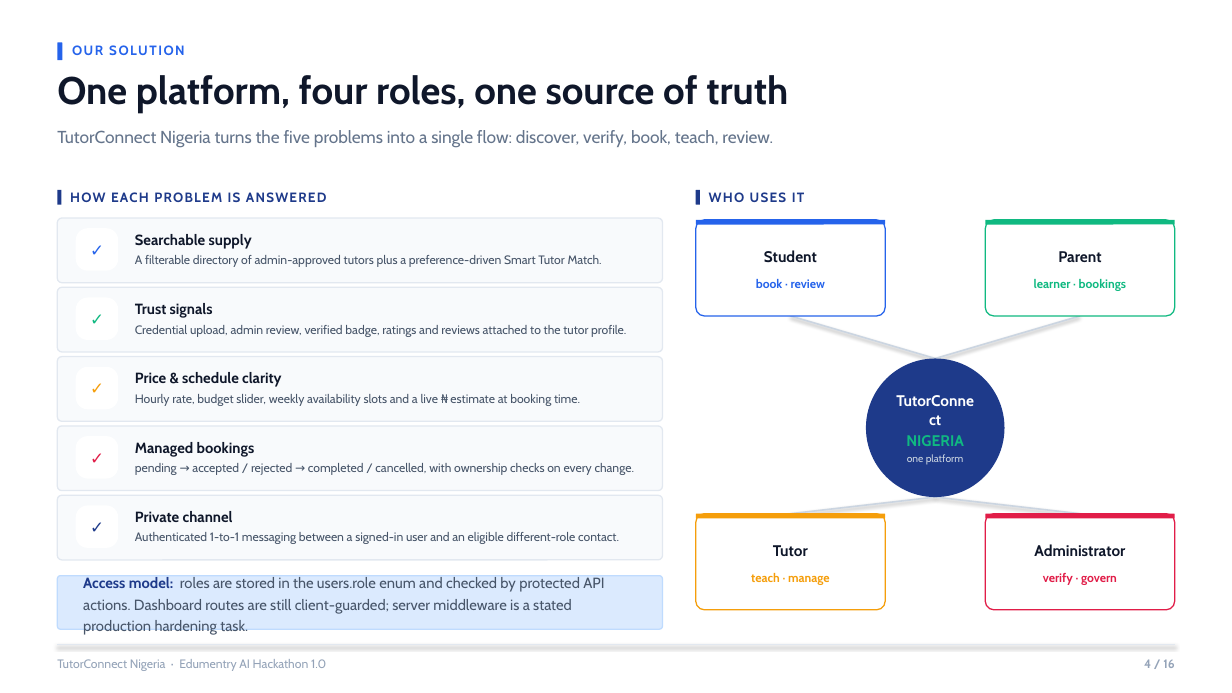
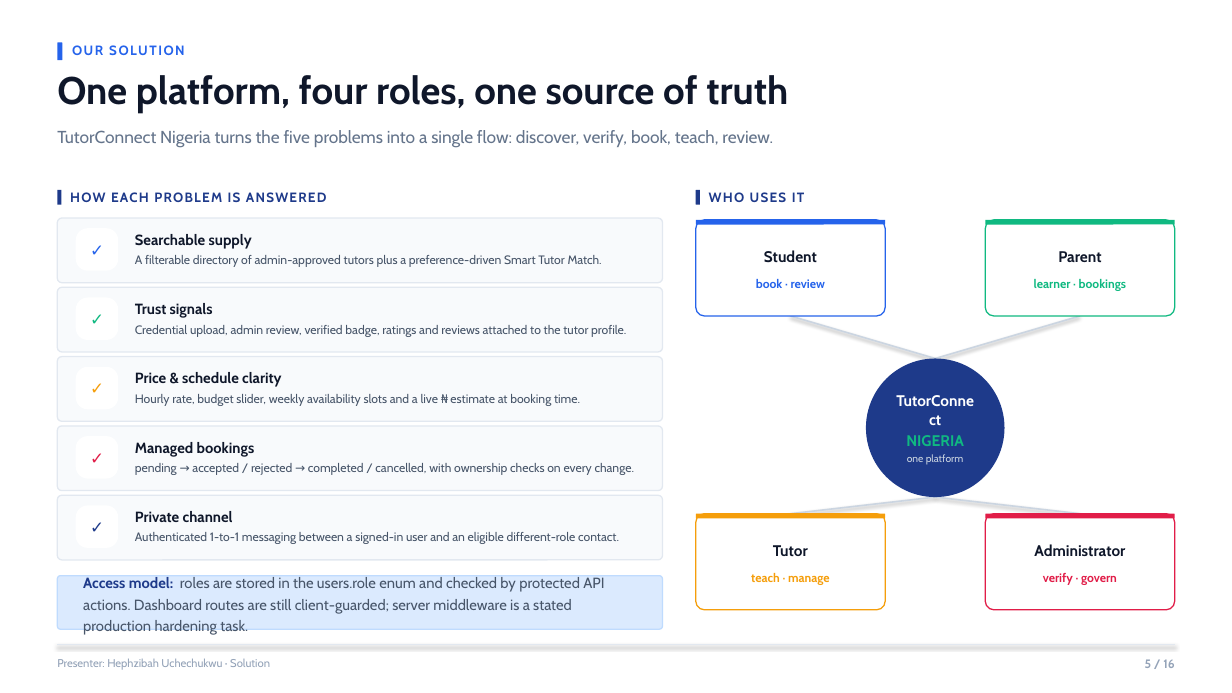
Before and after one commit to zibahofficial/TutorConnectNg, a slide deck: slide 5 of presentation/TutorConnect-Nigeria-Edumentry-AI-Hackathon-1.0.pptx (slide 4 before the commit). Drawn at 1232x693 pixels with LibreOffice and Linux fonts; fonts in the diff are those of the drawing. Boxes give left, top, right and bottom in pixels: in the first picture for what was removed or moved away, otherwise in the second. Text is boxed around its words. In the diff, an @@ line names an element or a change of style, - is before the commit and + after.

```diff
--- a/presentation/TutorConnect-Nigeria-Edumentry-AI-Hackathon-1.0.pptx
+++ b/presentation/TutorConnect-Nigeria-Edumentry-AI-Hackathon-1.0.pptx
@@ text at [57,658,270,670]: text changed; size 9.5 to 8.8 pt @@
-TutorConnect Nigeria · Edumentry AI Hackathon 1.0
+Presenter: Hephzibah Uchechukwu · Solution
@@ text at [1145,659,1174,668]: text changed @@
-4 / 16
+5 / 16
```
Also in this commit, not shown: 12 other slides changed, 2 slides added, 2 slides removed, 3 other files.
